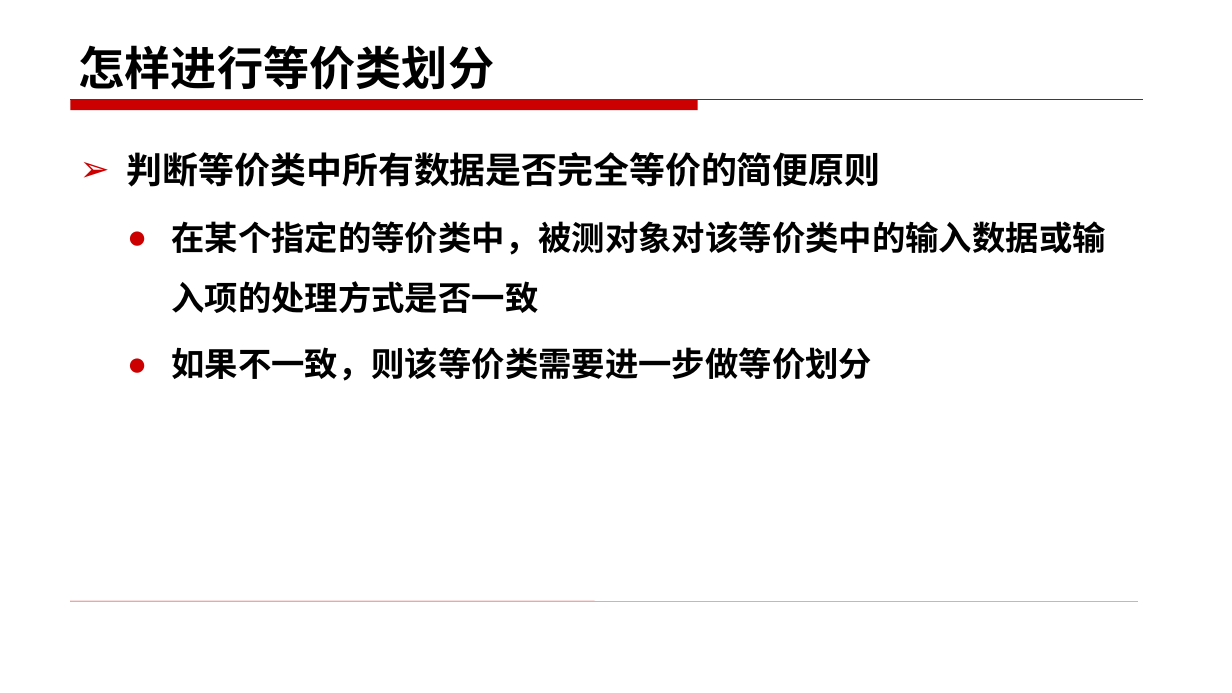
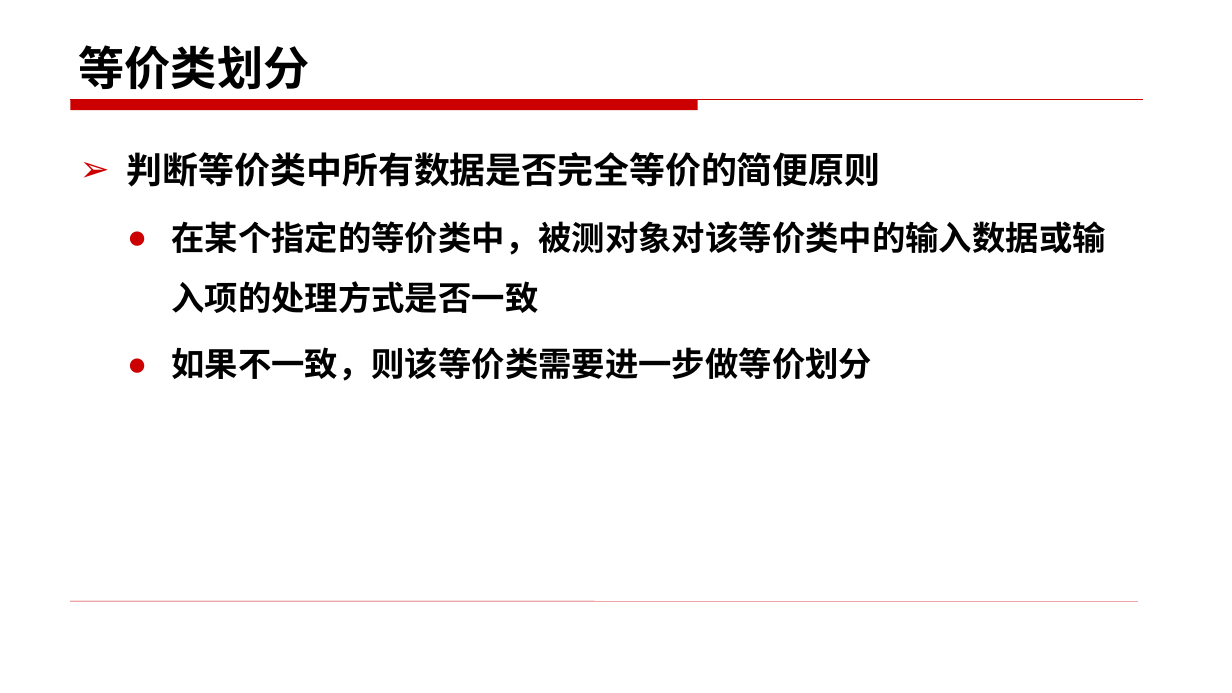
Before and after one commit to changlingling123/Base-of-Testing-2018, a slide deck: slide 10 of 第二部分 软件测试技术/3.1黑盒测试技术——等价类（书上3.3）.pptx (slide 7 before the commit). Drawn at 1232x693 pixels with LibreOffice and Linux fonts; fonts in the diff are those of the drawing. Boxes give left, top, right and bottom in pixels: in the first picture for what was removed or moved away, otherwise in the second. Text is boxed around its words. In the diff, an @@ line names an element or a change of style, - is before the commit and + after.

```diff
--- a/第二部分 软件测试技术/3.1黑盒测试技术——等价类（书上3.3）.pptx
+++ b/第二部分 软件测试技术/3.1黑盒测试技术——等价类（书上3.3）.pptx
@@ title at (x1=78, y1=45, x2=309, y2=90): text changed @@
-怎样进行等价类划分
+等价类划分
```
Also in this commit, not shown: 27 other slides changed, 9 slides added, 18 slides removed.
